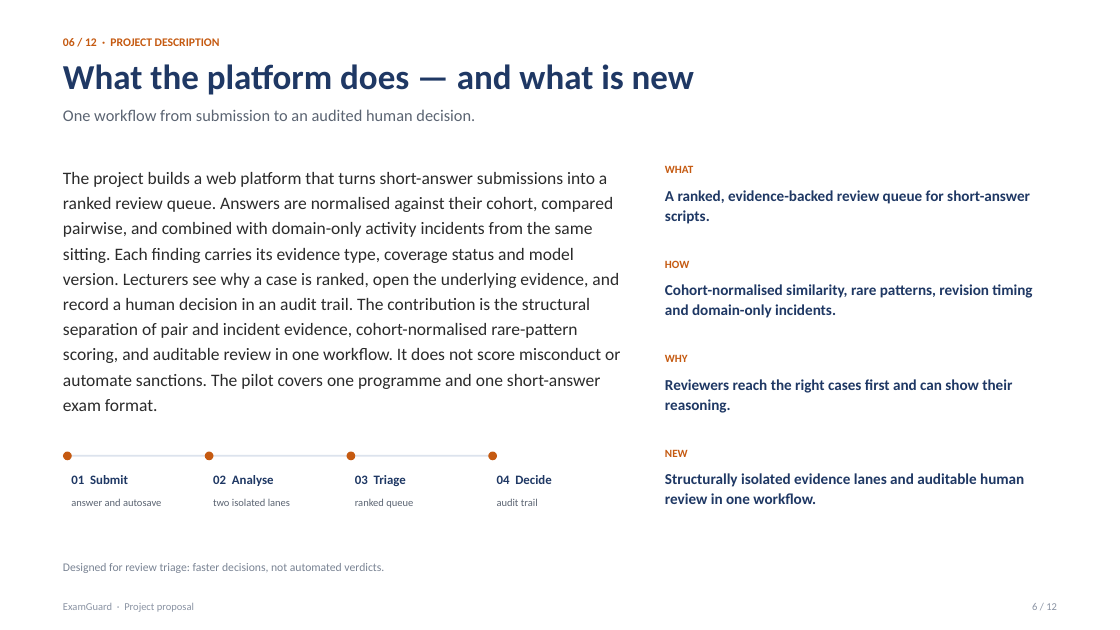
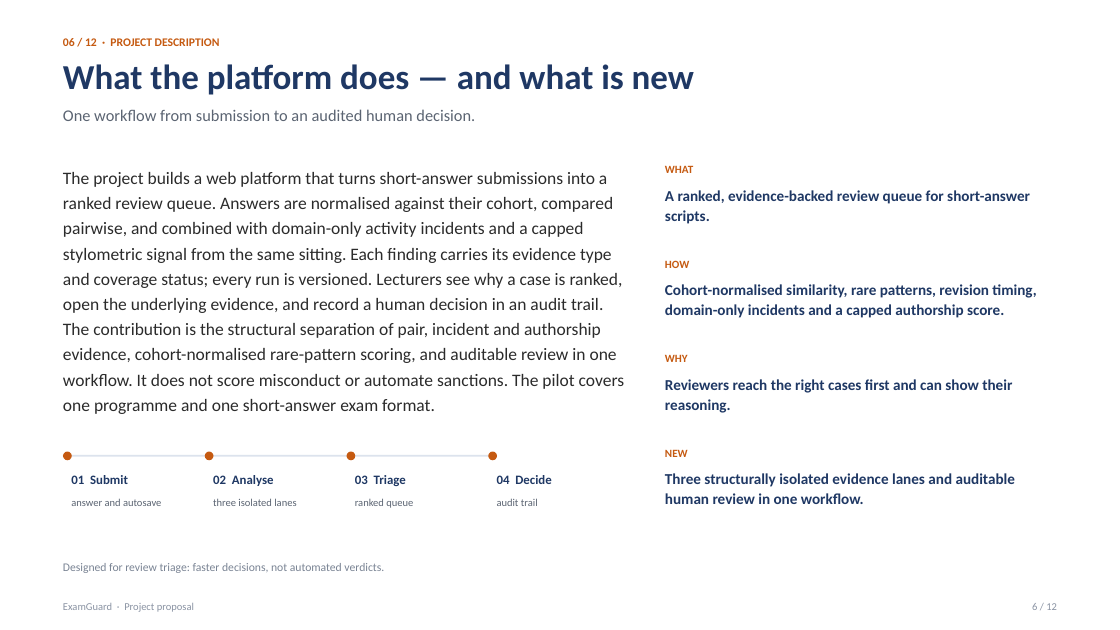
Before and after one commit to kaveeshaliyanage/examguard, a slide deck: slide 6 of docs/ExamGuard-Project-Proposal-Presentation.pptx. Drawn at 1120x630 pixels with LibreOffice and Linux fonts; fonts in the diff are those of the drawing. Boxes give left, top, right and bottom in pixels: in the first picture for what was removed or moved away, otherwise in the second. Text is boxed around its words. In the diff, an @@ line names an element or a change of style, - is before the commit and + after.

Commit message:
docs: document the portal APIs, frontend spec and Phase 2 verification
Record the roster, schedule and settings endpoints, the dashboard
payloads, the frontend structure and the end-to-end verification results
and known limits.

```diff
--- a/docs/ExamGuard-Project-Proposal-Presentation.pptx
+++ b/docs/ExamGuard-Project-Proposal-Presentation.pptx
@@ text at (63,172,624,414): text changed @@
-The project builds a web platform that turns short-answer submissions into a ranked review queue. Answers are normalised against their cohort, compared pairwise, and combined with domain-only activity incidents from the same sitting. Each finding carries its evidence type, coverage status and model version. Lecturers see why a case is ranked, open the underlying evidence, and record a human decision in an audit trail. The contribution is the structural separation of pair and incident evidence, cohort-normalised rare-pattern scoring, and auditable review in one workflow. It does not score misconduct or automate sanctions. The pilot covers one programme and one short-answer exam format.
+The project builds a web platform that turns short-answer submissions into a ranked review queue. Answers are normalised against their cohort, compared pairwise, and combined with domain-only activity incidents and a capped stylometric signal from the same sitting. Each finding carries its evidence type and coverage status; every run is versioned. Lecturers see why a case is ranked, open the underlying evidence, and record a human decision in an audit trail. The contribution is the structural separation of pair, incident and authorship evidence, cohort-normalised rare-pattern scoring, and auditable review in one workflow. It does not score misconduct or automate sanctions. The pilot covers one programme and one short-answer exam format.
@@ text at (665,284,1036,318): text changed @@
-Cohort-normalised similarity, rare patterns, revision timing and domain-only incidents.
+Cohort-normalised similarity, rare patterns, revision timing, domain-only incidents and a capped authorship score.
@@ text at (665,473,1015,504): text changed @@
-Structurally isolated evidence lanes and auditable human review in one workflow.
+Three structurally isolated evidence lanes and auditable human review in one workflow.
@@ text at (213,498,296,506): text changed @@
-two isolated lanes
+three isolated lanes
```
Also in this commit, not shown: 10 other slides changed, 10 other files.
